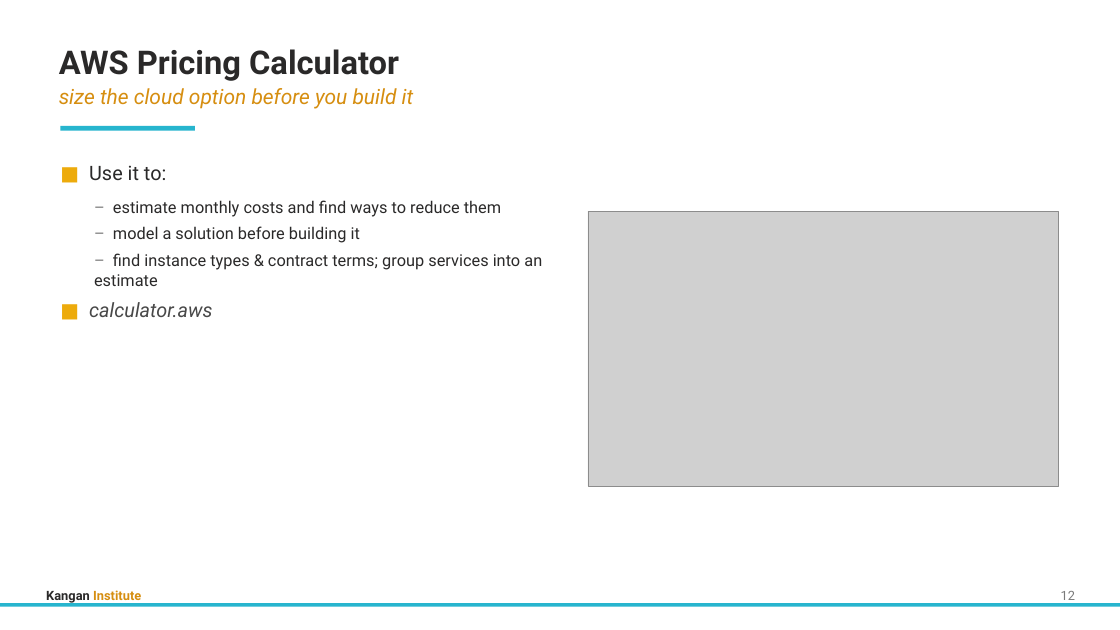
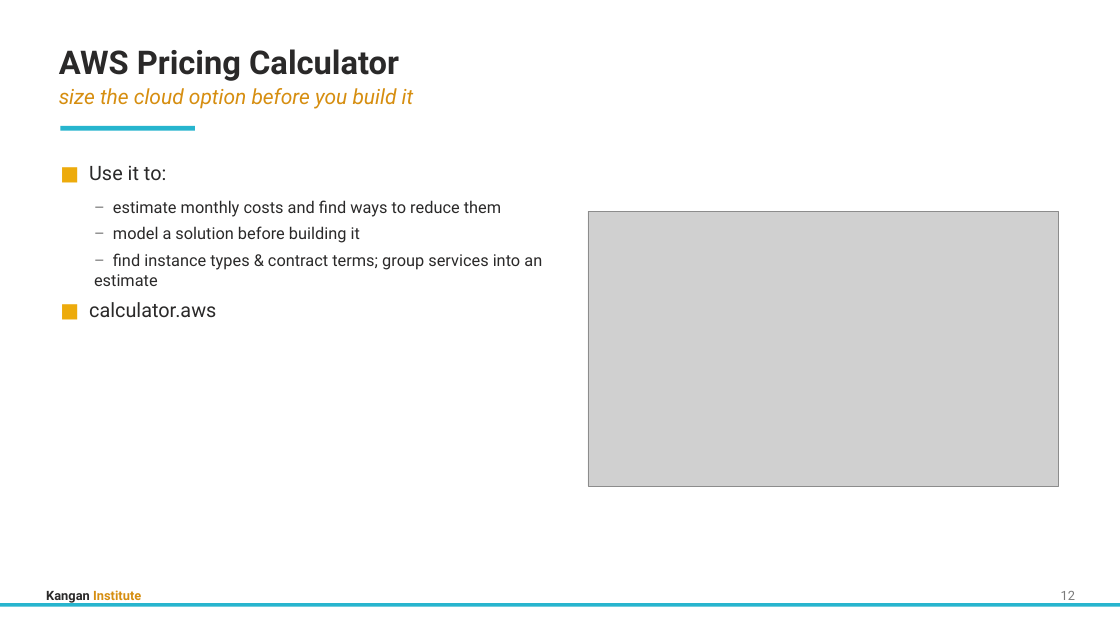
Before and after one commit to Digital-Initiatives-Kangan-Institute/diploma-cloud-cyber-content-s1, a slide deck: slide 15 of S1-CL1-Cloud-Design-Build/delivery/topic_03/Topic_03_Slides.pptx. Drawn at 1120x630 pixels with LibreOffice and Linux fonts; fonts in the diff are those of the drawing; grey boxes stand for pictures. Boxes give left, top, right and bottom in pixels: in the first picture for what was removed or moved away, otherwise in the second. Text is boxed around its words. In the diff, an @@ line names an element or a change of style, - is before the commit and + after.

```diff
--- a/S1-CL1-Cloud-Design-Build/delivery/topic_03/Topic_03_Slides.pptx
+++ b/S1-CL1-Cloud-Design-Build/delivery/topic_03/Topic_03_Slides.pptx
@@ text at <box>89,302,216,317</box>: text colour #484848 to #2A2929, italic off in "calculator.aws" @@
```
Also in this commit, not shown: 15 other slides changed, 59 other files.
